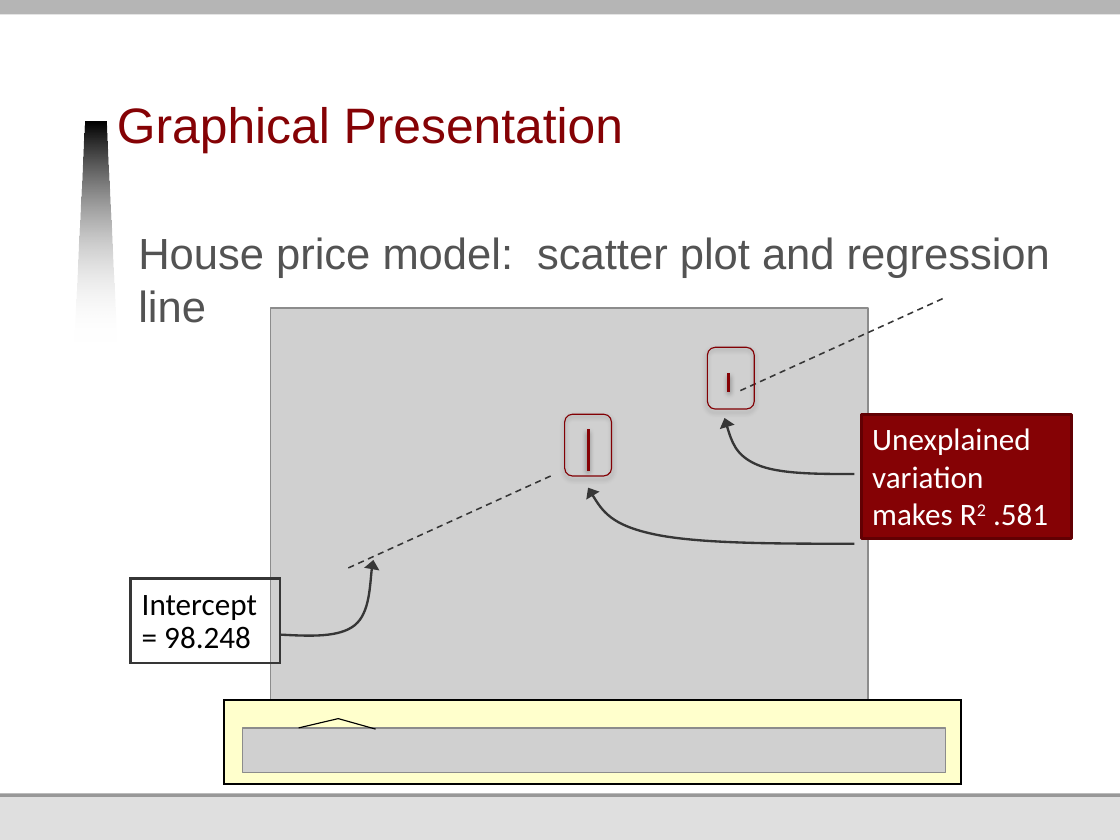
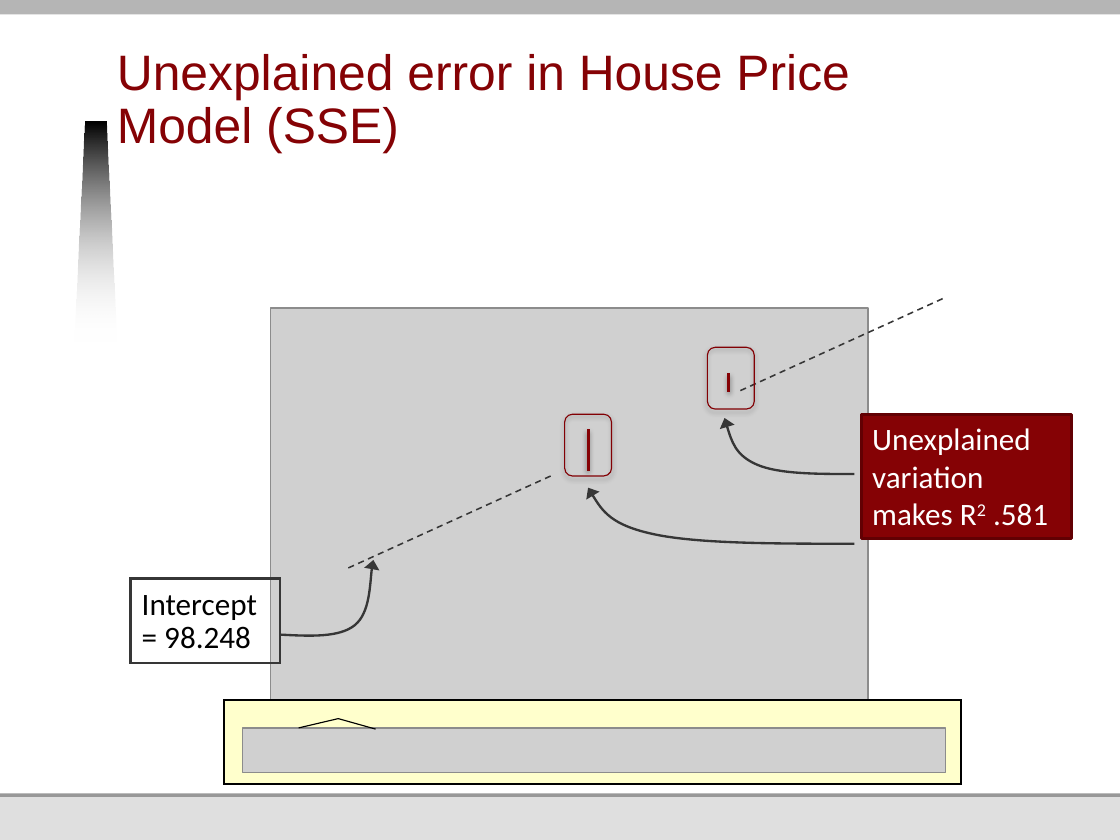
Before and after one commit to jmankoff/data, a slide deck: slide 94 of Lectures/9 Correlation and Regression.pptx (slide 91 before the commit). Drawn at 1120x840 pixels with LibreOffice and Linux fonts; fonts in the diff are those of the drawing; grey boxes stand for pictures; background and template pictures are left out. Boxes give left, top, right and bottom in pixels: in the first picture for what was removed or moved away, otherwise in the second. Text is boxed around its words. In the diff, an @@ line names an element or a change of style, - is before the commit and + after.

Commit message:
added material on how to show causality and std error

```diff
--- a/Lectures/9 Correlation and Regression.pptx
+++ b/Lectures/9 Correlation and Regression.pptx
@@ title at <box>117,54,849,154</box>: text changed @@
-Graphical Presentation
+Unexplained error in House Price Model (SSE)
@@ text removed at <box>138,237,1050,323</box> @@
-House price model: scatter plot and regression line
```
Also in this commit, not shown: 1 other slide changed, 8 slides added, 1 slide removed.
